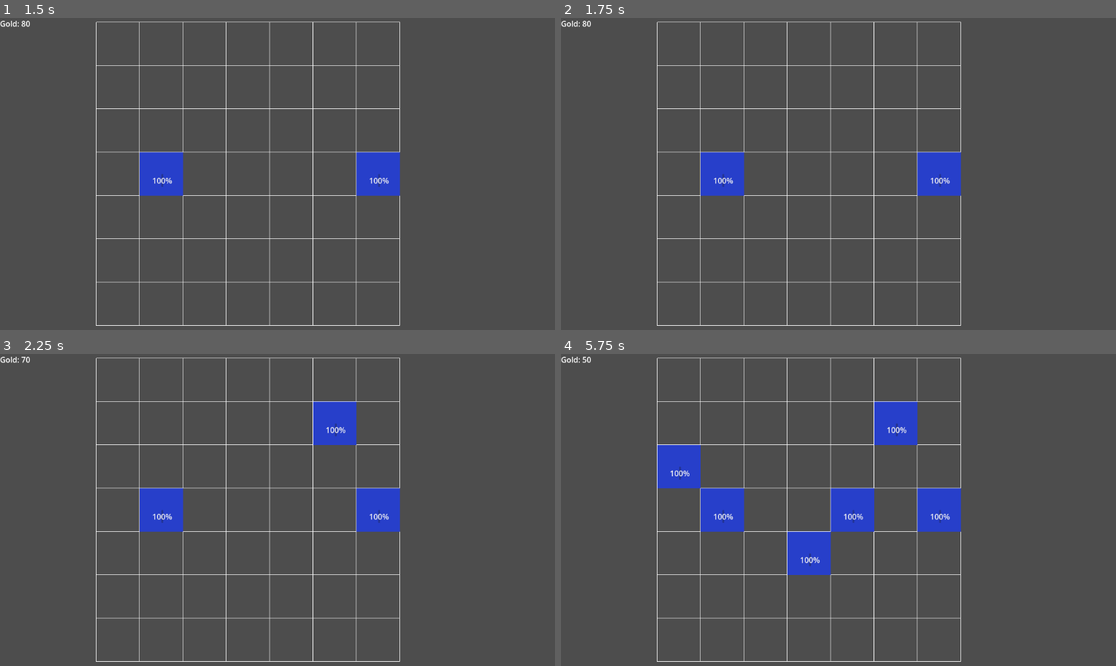
Above: before the commit, frames 1-4 (two rows, left to right).
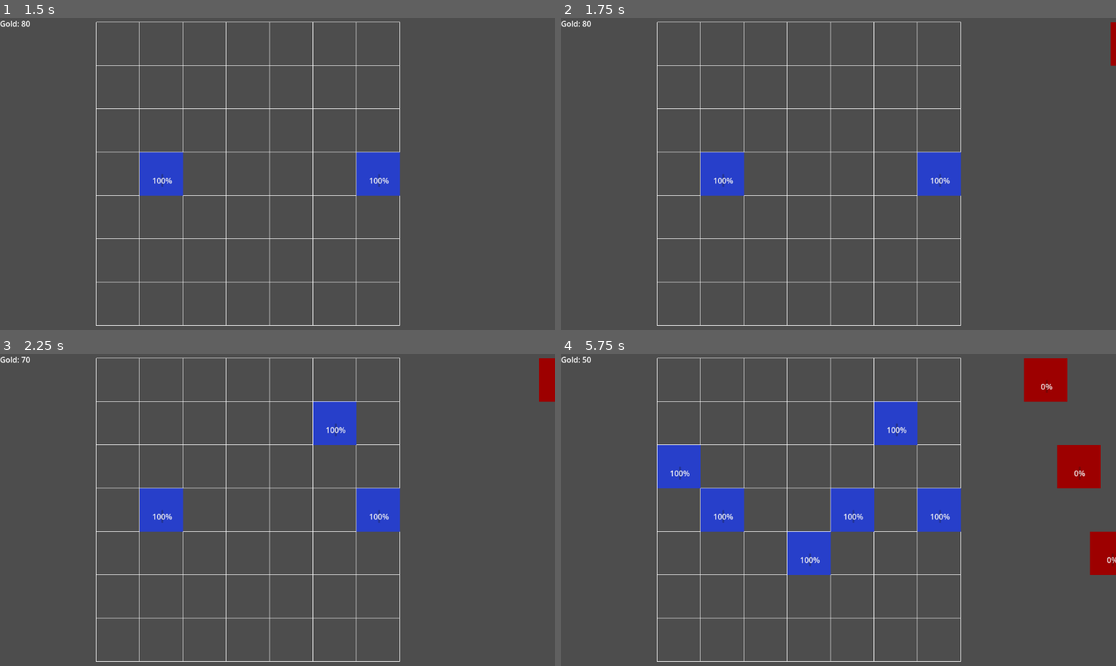
Above: after the commit, the same moments.

Repository: Traveler582/medieval-pvz
Game: Godot game, scene res://scenes/levels/level.tscn
Two runs of this game, one before a commit and one after it. Both use one fixed random seed, a clock stepped at 60 frames per second and the inputs below.
Inputs (mouse positions are in pixels of both pictures, inside the frame that each line leads up to):
- Up to frame 1 (1.5 s): tap Enter at 0.5 s; move the mouse to (399, 158) at 0.52 s; click (399, 158) at 0.67 s; tap Space at 1.25 s; move the mouse to (166, 189) at 1.27 s; click (166, 189) at 1.42 s
- Up to frame 2 (1.75 s): no input
- Up to frame 3 (2.25 s): move the mouse to (333, 441) at 2.02 s; click (333, 441) at 2.17 s
- Up to frame 4 (5.75 s): tap Enter at 2.75 s; move the mouse to (810, 572) at 2.77 s; click (810, 572) at 2.92 s; move the mouse to (1005, 556) at 3.52 s; click (1005, 556) at 3.67 s; move the mouse to (672, 463) at 4.27 s; click (672, 463) at 4.42 s; move the mouse to (866, 510) at 5.02 s; click (866, 510) at 5.17 s

Frame 1 is identical in both runs. In frame 2, 0.1% of the frame differs, in the area x 98-100%, y 1-16%; in frame 3, 0.4%; in frame 4, 2.9%, in the area x 83-100%, y 1-71%.

Commit message:
Added combat between units and enemies via grid and area detection

Diff:
--- a/medieval-pvz/project.godot
+++ b/medieval-pvz/project.godot
@@ -18,6 +18,7 @@
 [autoload]
 
 GoldManager="*uid://dco4y6xe1ibx1"
+WaveManager="*uid://bsutlxsqn8kl7"
 
 [dotnet]
 
--- /dev/null
+++ b/medieval-pvz/resources/enemies/enemy_knight.tres
@@ -0,0 +1,8 @@
+[gd_resource type="Resource" script_class="EnemyData" format=3 uid="uid://e8ogit6re0d5"]
+
+[ext_resource type="Script" uid="uid://h85s5gojr3q0" path="res://resources/enemies/enemy_data.gd" id="1_8pldo"]
+
+[resource]
+script = ExtResource("1_8pldo")
+health = 500
+metadata/_custom_type_script = "uid://h85s5gojr3q0"
--- a/medieval-pvz/scenes/enemies/enemy.tscn
+++ b/medieval-pvz/scenes/enemies/enemy.tscn
@@ -1,11 +1,13 @@
 [gd_scene format=3 uid="uid://bys8b6ujx0swa"]
 
 [ext_resource type="Script" uid="uid://c6mk248fp82va" path="res://scripts/enemies/enemy_knight.gd" id="1_6xk8f"]
+[ext_resource type="Resource" uid="uid://e8ogit6re0d5" path="res://resources/enemies/enemy_knight.tres" id="2_8e3ao"]
 
 [sub_resource type="RectangleShape2D" id="RectangleShape2D_8e3ao"]
 
 [node name="Enemy" type="Node2D" unique_id=556555792]
 script = ExtResource("1_6xk8f")
+data = ExtResource("2_8e3ao")
 
 [node name="ColorRect" type="ColorRect" parent="." unique_id=1875913274]
 offset_left = -45.0
--- a/medieval-pvz/scenes/levels/level.gd
+++ b/medieval-pvz/scenes/levels/level.gd
@@ -10,6 +10,14 @@
 	GoldManager.gold_changed.connect(_on_gold_changed)
 	gold_label.text = "Gold: " + str(GoldManager.gold)
 	grid.cell_selected.connect(_on_cell_selected)
+	WaveManager.initialize(grid, self)
+
+	#<LK>: Temporary, replaced with random selection later
+	WaveManager.start_wave([
+	{"lane": 0},
+	{"lane": 2},
+	{"lane": 4}
+])
 
 func _on_gold_changed(new_amount: int) -> void:
 	gold_label.text = "Gold: " + str(new_amount)
@@ -25,5 +33,7 @@
 	var unit_scene: PackedScene = preload("res://scenes/units/knight.tscn")
 	var unit = unit_scene.instantiate()
 	unit.position = grid.grid_to_world(cell)
+	unit.grid_cell = cell
+	unit.grid_ref = grid
 	add_child(unit)
 	grid.occupy_cell(cell, unit)
--- a/medieval-pvz/scripts/enemies/enemy_base.gd
+++ b/medieval-pvz/scripts/enemies/enemy_base.gd
@@ -2,21 +2,68 @@
 class_name EnemyBase
 
 @export var data: EnemyData
+@onready var area: Area2D = $Area2D
 
 var current_health: int
 var lane: int = 0
+var grid_ref: Node
+var current_cell: Vector2i = Vector2i(-1, -1)
+
+var is_fighting: bool = false
+var current_target: Node = null
+var attack_timer: float = 0.0
 
 func _ready():
 	if data:
 		current_health = data.health
+	area.area_entered.connect(_on_area_entered)
+	area.area_exited.connect(_on_area_exited)
 
 func _process(delta):
-	position.x -= data.speed * delta
+	if is_fighting:
+		if current_target and is_instance_valid(current_target):
+			attack_timer += delta
+			if attack_timer >= 1.0:
+				attack_timer = 0.0
+				current_target.take_damage(data.damage)
+		else:
+			is_fighting = false
+			current_target = null
+	else:
+		position.x -= data.speed * delta
+		update_grid_cell()
 
+func update_grid_cell() -> void:
+	if not grid_ref:
+		return
+	var new_cell = grid_ref.world_to_grid(position)
+	if new_cell != current_cell:
+		if grid_ref.is_valid_cell(current_cell):
+			grid_ref.occupied_cells.erase(current_cell)
+		current_cell = new_cell
+		if grid_ref.is_valid_cell(new_cell):
+			grid_ref.occupy_cell(new_cell, self)
+
+func _on_area_entered(other_area: Area2D) -> void:
+	print("Area entered: ", other_area)
+	var parent = other_area.get_parent()
+	print("Parent: ", parent, " | Is Unit: ", parent is Unit)
+	if parent is Unit:
+		is_fighting = true
+		current_target = parent
+
+func _on_area_exited(other_area: Area2D) -> void:
+	print("Area exited: ", other_area)
+	var parent = other_area.get_parent()
+	if parent == current_target:
+		is_fighting = false
+		current_target = null
 func take_damage(amount: int) -> void:
 	current_health -= amount
 	if current_health <= 0:
 		die()
 
 func die() -> void:
+	if grid_ref and grid_ref.is_valid_cell(current_cell):
+		grid_ref.occupied_cells.erase(current_cell)
 	queue_free()
--- a/medieval-pvz/scripts/grid.gd
+++ b/medieval-pvz/scripts/grid.gd
@@ -58,3 +58,10 @@
 				selected_cell = cell
 				queue_redraw()
 				emit_signal("cell_selected", cell)
+
+func get_enemy_in_cell(cell: Vector2i) -> Node:
+	if occupied_cells.has(cell):
+		var occupant = occupied_cells[cell]
+		if occupant is EnemyBase:
+			return occupant
+	return null
--- /dev/null
+++ b/medieval-pvz/scripts/managers/wave_manager.gd
@@ -0,0 +1,56 @@
+extends Node
+
+signal wave_started(wave_number: int)
+signal wave_completed(wave_number: int)
+
+var enemy_scene: PackedScene = preload("res://scenes/enemies/enemy.tscn")
+
+var current_wave: int = 0
+var enemies_remaining: int = 0
+var spawn_interval: float = 1.5
+var _spawn_timer: float = 0.0
+var _enemies_to_spawn: Array = []
+var _is_spawning: bool = false
+var _grid: Node
+var _level: Node
+
+func initialize(grid: Node, level: Node) -> void:
+	_grid = grid
+	_level = level
+
+func _process(delta):
+	if _is_spawning and _enemies_to_spawn.size() > 0:
+		_spawn_timer += delta
+		if _spawn_timer >= spawn_interval:
+			_spawn_timer = 0.0
+			_spawn_next_enemy()
+
+func start_wave(wave_data: Array) -> void:
+	current_wave += 1
+	_enemies_to_spawn = wave_data.duplicate()
+	enemies_remaining = _enemies_to_spawn.size()
+	_is_spawning = true
+	emit_signal("wave_started", current_wave)
+
+func _spawn_next_enemy() -> void:
+	if _enemies_to_spawn.size() == 0:
+		_is_spawning = false
+		return
+	var spawn_data = _enemies_to_spawn.pop_front()
+	spawn_enemy(spawn_data.lane)
+
+func spawn_enemy(lane: int) -> void:
+	var enemy = enemy_scene.instantiate()
+	enemy.lane = lane
+	enemy.grid_ref = _grid
+	enemy.position = Vector2(
+		1152 + 45,
+		_grid.grid_origin.y + (lane * _grid.CELL_SIZE) + (_grid.CELL_SIZE / 2)
+	)
+	enemy.get_node("ProgressBar") #<LK>: Temporary. This needs to be wired up properly
+	_level.add_child(enemy)
+
+func on_enemy_died() -> void:
+	enemies_remaining -= 1
+	if enemies_remaining <= 0 and not _is_spawning:
+		emit_signal("wave_completed", current_wave)
--- a/medieval-pvz/scripts/units/unit.gd
+++ b/medieval-pvz/scripts/units/unit.gd
@@ -6,12 +6,29 @@
 @onready var health_bar: ProgressBar = $ProgressBar
 
 var current_health: int
+var grid_cell: Vector2i
+var grid_ref: Node
+var attack_timer: float = 0.0
+var current_target: Node = null
 
 func _ready():
 	if data:
 		current_health = data.health
 		health_bar.max_value = data.health
 		health_bar.value = current_health
+
+func _process(delta):
+	if not grid_ref:
+		return
+
+	var target_cell = grid_cell + Vector2i(1, 0)
+	current_target = grid_ref.get_enemy_in_cell(target_cell)
+
+	if current_target:
+		attack_timer += delta
+		if attack_timer >= 1.0 / data.attack_speed:
+			attack_timer = 0.0
+			current_target.take_damage(data.damage)
 
 func take_damage(amount: int) -> void:
 	current_health -= amount
@@ -20,4 +37,6 @@
 		die()
 
 func die() -> void:
+	if grid_ref and grid_ref.is_valid_cell(grid_cell):
+		grid_ref.occupied_cells.erase(grid_cell)
 	queue_free()
Not shown, added: medieval-pvz/scripts/managers/wave_manager.gd.uid
